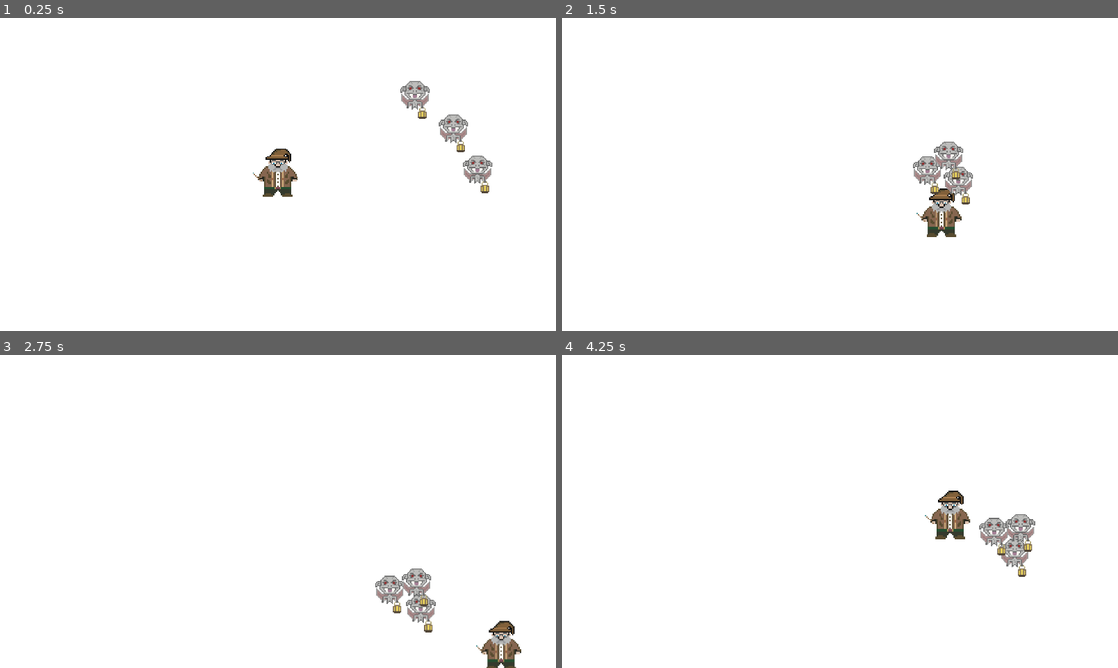
Above: before the commit, frames 1-4 (two rows, left to right).
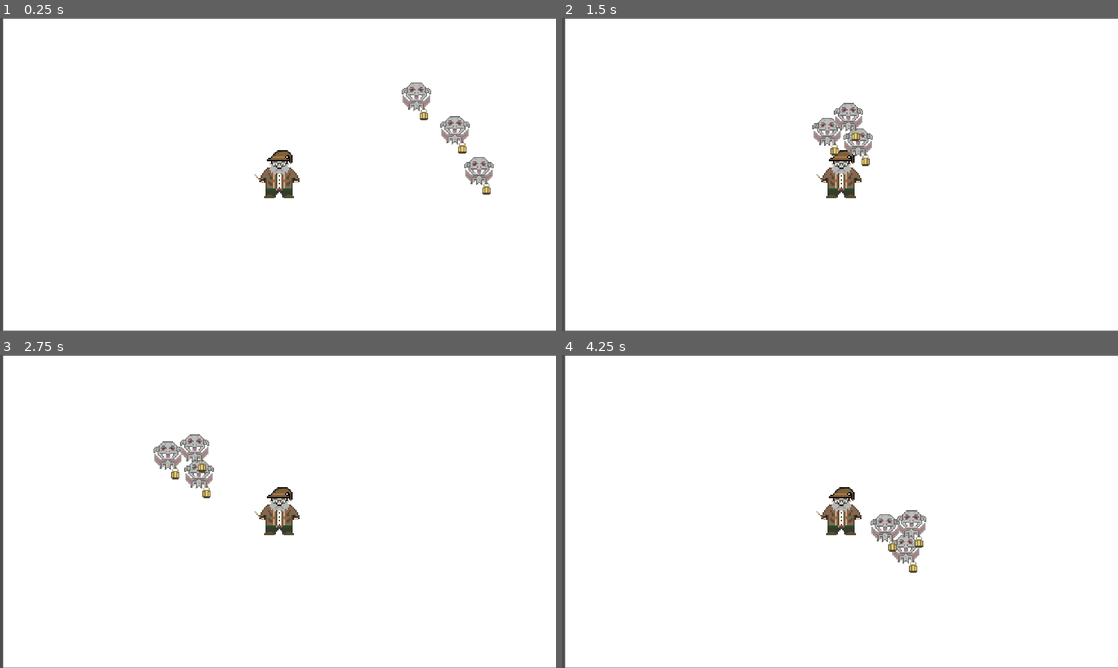
Above: after the commit, the same moments.

Repository: rhysez/wheat-and-wizardry
Game: Godot game, scene res://scenes/game.tscn
Two runs of this game, one before a commit and one after it. Both use one fixed random seed, a clock stepped at 60 frames per second and the inputs below.
Inputs:
- Up to frame 1 (0.25 s): no input
- Up to frame 2 (1.5 s): hold D (move_right) 0.53-1.28 s; hold S (move_down) from 1.28 s (still down)
- Up to frame 3 (2.75 s): release S (move_down) at 2.03 s; hold D (move_right) from 2.03 s (still down)
- Up to frame 4 (4.25 s): release D (move_right) at 2.78 s; hold W (move_up) 2.78-3.53 s; hold A (move_left) from 3.53 s (still down)

The runs differ from the first frame. In frame 1, 2.6% of the frame differs, in the area x 0-100%, y 0-100%; in frame 2, 4.6%; in frame 3, 4.6%; in frame 4, 4.6%.

Commit message:
add canvas layer and Camera2D that follows player

Diff:
--- a/scenes/PlayerWizard.tscn
+++ b/scenes/PlayerWizard.tscn
@@ -33,3 +33,5 @@
 [node name="CollisionShape2D" type="CollisionShape2D" parent="."]
 position = Vector2(2, 15)
 shape = SubResource("CircleShape2D_mq1fp")
+
+[node name="Camera2D" type="Camera2D" parent="."]
--- a/scenes/game.tscn
+++ b/scenes/game.tscn
@@ -7,14 +7,14 @@
 
 [node name="Environment" type="Node" parent="."]
 
-[node name="ColorRect" type="ColorRect" parent="Environment"]
-offset_left = -6350.0
-offset_top = -4597.0
-offset_right = 6381.0
-offset_bottom = 3998.0
+[node name="CanvasLayer" type="CanvasLayer" parent="Environment"]
+layer = -1
 
-[node name="Camera2D" type="Camera2D" parent="."]
-position = Vector2(972, 414)
+[node name="ColorRect" type="ColorRect" parent="Environment/CanvasLayer"]
+offset_left = 11.0
+offset_top = 2.0
+offset_right = 1924.0
+offset_bottom = 1079.0
 
 [node name="Characters" type="Node" parent="."]
 
